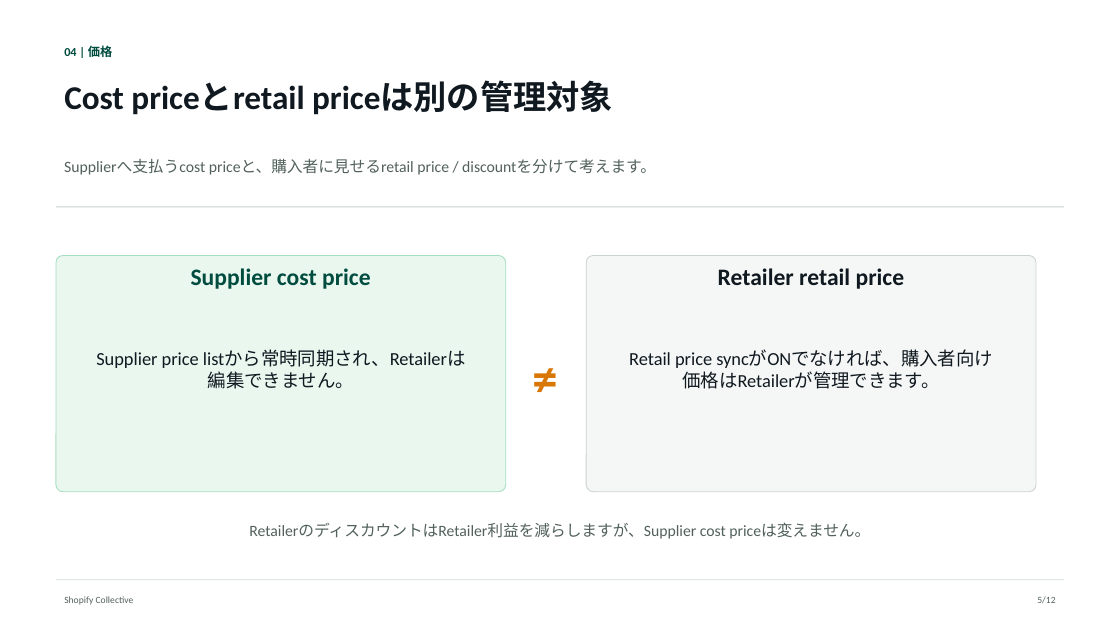
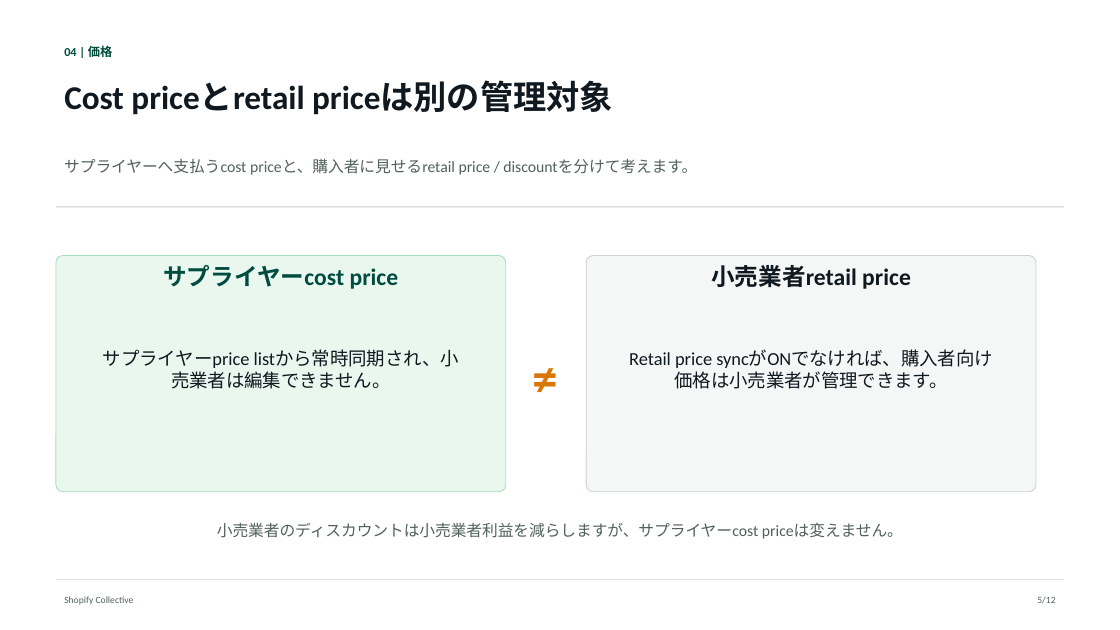
Before and after one commit to shopify-apac-ts/shopify-technical-docs, a slide deck: slide 5 of products/shopify-collective/ja/shopify-collective-architecture-ja.pptx. Drawn at 1120x630 pixels with LibreOffice and Linux fonts; fonts in the diff are those of the drawing. Boxes give left, top, right and bottom in pixels: in the first picture for what was removed or moved away, otherwise in the second. Text is boxed around its words. In the diff, an @@ line names an element or a change of style, - is before the commit and + after.

```diff
--- a/products/shopify-collective/ja/shopify-collective-architecture-ja.pptx
+++ b/products/shopify-collective/ja/shopify-collective-architecture-ja.pptx
@@ text at (x1=64, y1=159, x2=697, y2=175): text changed @@
-Supplierへ支払うcost priceと、購入者に見せるretail price / discountを分けて考えます。
+サプライヤーへ支払うcost priceと、購入者に見せるretail price / discountを分けて考えます。
@@ text in rounded rectangle at (x1=163, y1=265, x2=399, y2=289): text changed @@
-Supplier cost price
+サプライヤーcost price
@@ text in rounded rectangle at (x1=711, y1=265, x2=911, y2=289): text changed @@
-Retailer retail price
+小売業者retail price
@@ text at (x1=103, y1=349, x2=459, y2=389): text changed @@
-Supplier price listから常時同期され、Retailerは編集できません。
+サプライヤーprice listから常時同期され、小売業者は編集できません。
@@ text at (x1=629, y1=350, x2=993, y2=389): text changed @@
-Retail price syncがONでなければ、購入者向け価格はRetailerが管理できます。
+Retail price syncがONでなければ、購入者向け価格は小売業者が管理できます。
@@ text at (x1=217, y1=523, x2=903, y2=539): text changed @@
-RetailerのディスカウントはRetailer利益を減らしますが、Supplier cost priceは変えません。
+小売業者のディスカウントは小売業者利益を減らしますが、サプライヤーcost priceは変えません。
```
Also in this commit, not shown: 11 other slides changed, 5 other files.
